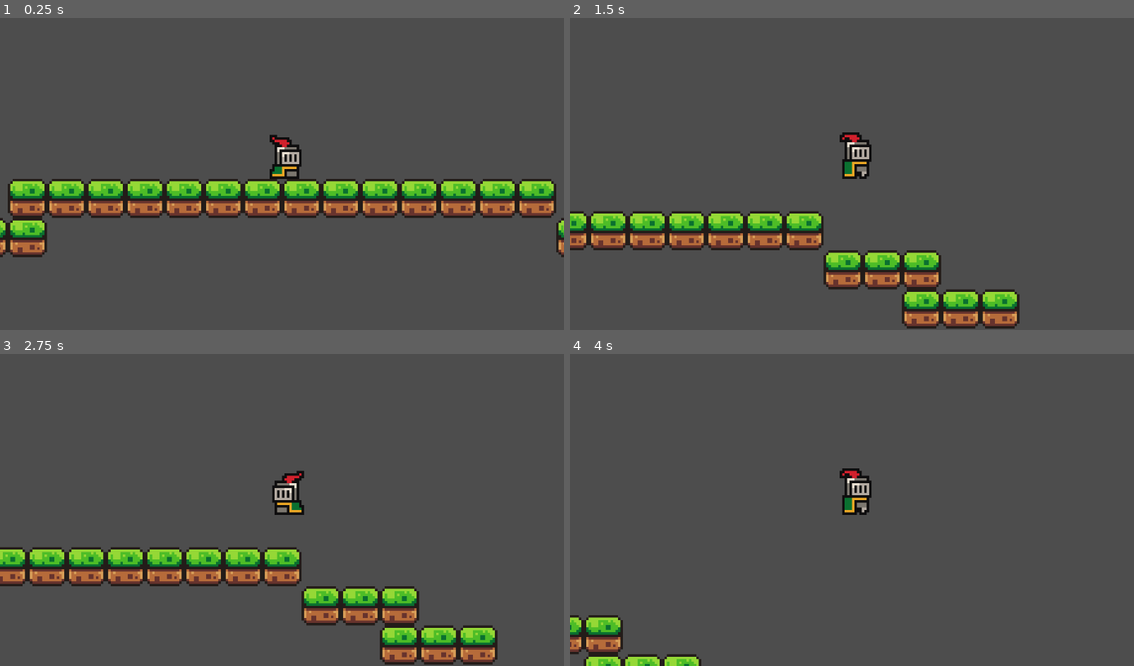
Above: before the commit, frames 1-4 (two rows, left to right).
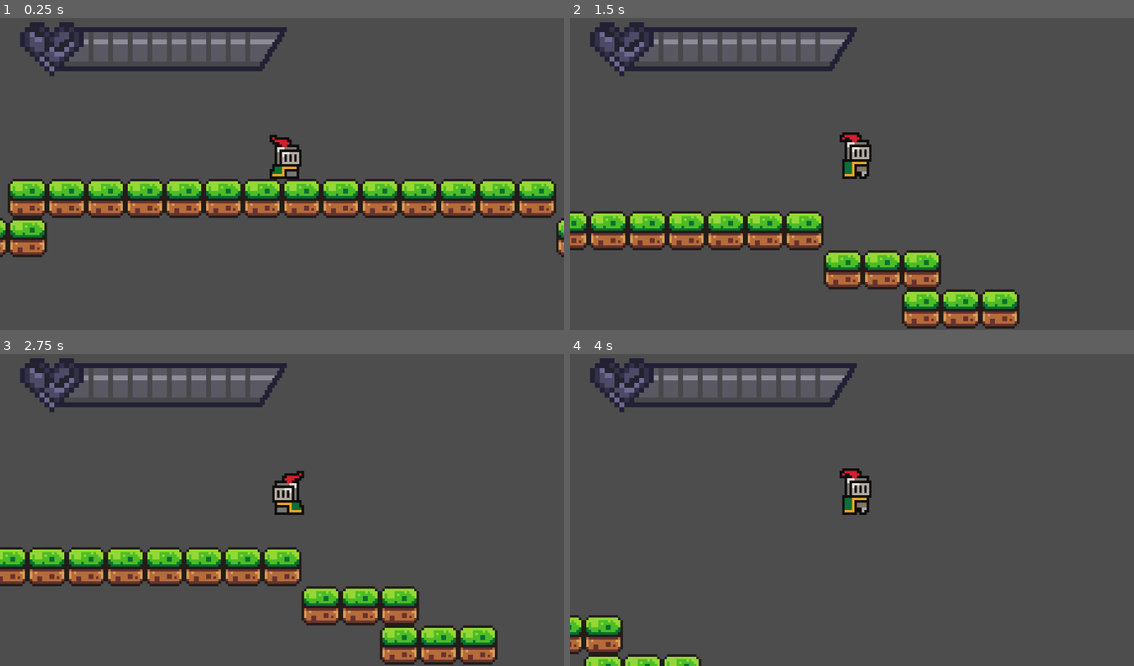
Above: after the commit, the same moments.

Repository: stackhacksbu/StackhacksGameDevRepo
Game: Godot game, scene res://scenes/Game.tscn
The game is run twice, just before and just after one commit, with the same random seed, the same clock (stepped at 60 frames per second) and the same inputs.
Inputs (mouse positions are in pixels of both pictures, inside the frame that each line leads up to):
- Up to frame 1 (0.25 s): no input
- Up to frame 2 (1.5 s): move the mouse to (976, 155) at 0.52 s; hold D (move_right) from 0.53 s (still down); tap Q (dash) at 0.6 s; tap W (jump) at 0.77 s; move the mouse to (739, 186) at 1.27 s; tap F (suspension) at 1.35 s
- Up to frame 3 (2.75 s): tap W (jump) at 1.52 s; move the mouse to (338, 438) at 2.02 s; release D (move_right) at 2.03 s; hold A (move_left) from 2.03 s (still down); tap Q (dash) at 2.1 s
- Up to frame 4 (4 s): move the mouse to (823, 572) at 2.77 s; release A (move_left) at 2.78 s; hold D (move_right) from 2.78 s (still down); tap F (suspension) at 2.85 s; tap W (jump) at 3.02, 3.77 s; move the mouse to (1021, 553) at 3.52 s; tap Q (dash) at 3.6 s

The runs differ from the first frame. In frame 1, 2.9% of the frame differs, in the area x 3-51%, y 1-19%; in frame 2, 2.9%; in frame 3, 2.9%; in frame 4, 2.9%.

Commit message:
added the features, need to test

Diff:
--- a/scenes/Game.tscn
+++ b/scenes/Game.tscn
@@ -1,7 +1,8 @@
-[gd_scene load_steps=6 format=4 uid="uid://besm0lkf1jww8"]
+[gd_scene load_steps=7 format=4 uid="uid://besm0lkf1jww8"]
 
 [ext_resource type="PackedScene" uid="uid://dhr6vs5bxmd2f" path="res://scenes/player.tscn" id="1_ucb25"]
 [ext_resource type="Texture2D" uid="uid://ctjow8vmb4k5v" path="res://assets/sprites/world_tileset.png" id="2_lbvig"]
+[ext_resource type="Script" path="res://scenes/texture_progress_bar.gd" id="2_omkcx"]
 
 [sub_resource type="WorldBoundaryShape2D" id="WorldBoundaryShape2D_do8s8"]
 
@@ -166,9 +167,19 @@
 [node name="Player" parent="." instance=ExtResource("1_ucb25")]
 
 [node name="Camera2D" type="Camera2D" parent="Player"]
+visible = false
 zoom = Vector2(5, 5)
 
 [node name="Timer" type="Timer" parent="Player"]
+
+[node name="TextureProgressBar" type="TextureProgressBar" parent="Player"]
+offset_left = -115.0
+offset_top = -65.0
+offset_right = -97.0
+offset_bottom = -58.0
+size_flags_horizontal = 0
+size_flags_vertical = 0
+script = ExtResource("2_omkcx")
 
 [node name="StaticBody2D" type="StaticBody2D" parent="."]
 
--- /dev/null
+++ b/scenes/texture_progress_bar.gd
@@ -0,0 +1,26 @@
+extends TextureProgressBar
+@onready var player:  Player = $".."
+
+var textures = [
+	load("res://assets/health bars/health_100.png"),
+	load("res://assets/health bars/health_90.png"),
+	load("res://assets/health bars/health_80.png"),
+	load("res://assets/health bars/health_70.png"),
+	load("res://assets/health bars/health_60.png"),
+	load("res://assets/health bars/health_50.png"),
+	load("res://assets/health bars/health_40.png"),
+	load("res://assets/health bars/health_30.png"),
+	load("res://assets/health bars/health_20.png"),
+	load("res://assets/health bars/health_10.png"),
+	load("res://assets/health bars/health_0.png")
+]
+
+# Called when the node enters the scene tree for the first time.
+func _ready() -> void:
+	texture_over = load("res://assets/health bars/health_100.png")
+
+
+# Called every frame. 'delta' is the elapsed time since the previous frame.
+func _process(delta: float) -> void:
+	var index = int(player.hp / 10)
+	texture_over = textures[index]
--- a/scripts/player.gd
+++ b/scripts/player.gd
@@ -11,13 +11,16 @@
 var abilities = {}  # hashmap/dictionary of our character's abilities
 var is_hovering = false  # Add this variable to track hovering state
 @onready var animated_sprite: AnimatedSprite2D = $AnimatedSprite2D  # sprite associated with this node
+@onready var health_bar: TextureProgressBar = $TextureProgressBar
 
+var hp = 100
 # runs on node's creation
 func _ready() -> void:
 	# load in abilities
 	abilities["doublejump"] = load("res://scripts/movement/doublejump.gd").new()
 	abilities["dash"] = load("res://scripts/movement/dash.gd").new()
 	abilities["suspend"] = load("res://scripts/suspend.gd").new()
+	health_bar.value = hp
 
 func _physics_process(delta: float) -> void:
 	# Apply gravity when not on the floor and not hovering
@@ -66,3 +69,9 @@
 	# cast ability based on name
 	if abilities.has(ability_name):
 		abilities[ability_name].use_ability(self)
+
+func add_health(amount):
+	hp += amount
+	clamp(hp, 0, 100)
+	print("HP: ", hp)
+	health_bar.value = hp
Binary file added: assets/health bars/health_0.png
Not shown, added: assets/health bars/health_0.png.import
Binary file added: assets/health bars/health_10.png
Not shown, added: assets/health bars/health_10.png.import
Binary file added: assets/health bars/health_100.png
Not shown, added: assets/health bars/health_100.png.import
Binary file added: assets/health bars/health_20.png
Not shown, added: assets/health bars/health_20.png.import
Binary file added: assets/health bars/health_30.png
Not shown, added: assets/health bars/health_30.png.import
Binary file added: assets/health bars/health_40.png
Not shown, added: assets/health bars/health_40.png.import
(and 11 more such lines)
